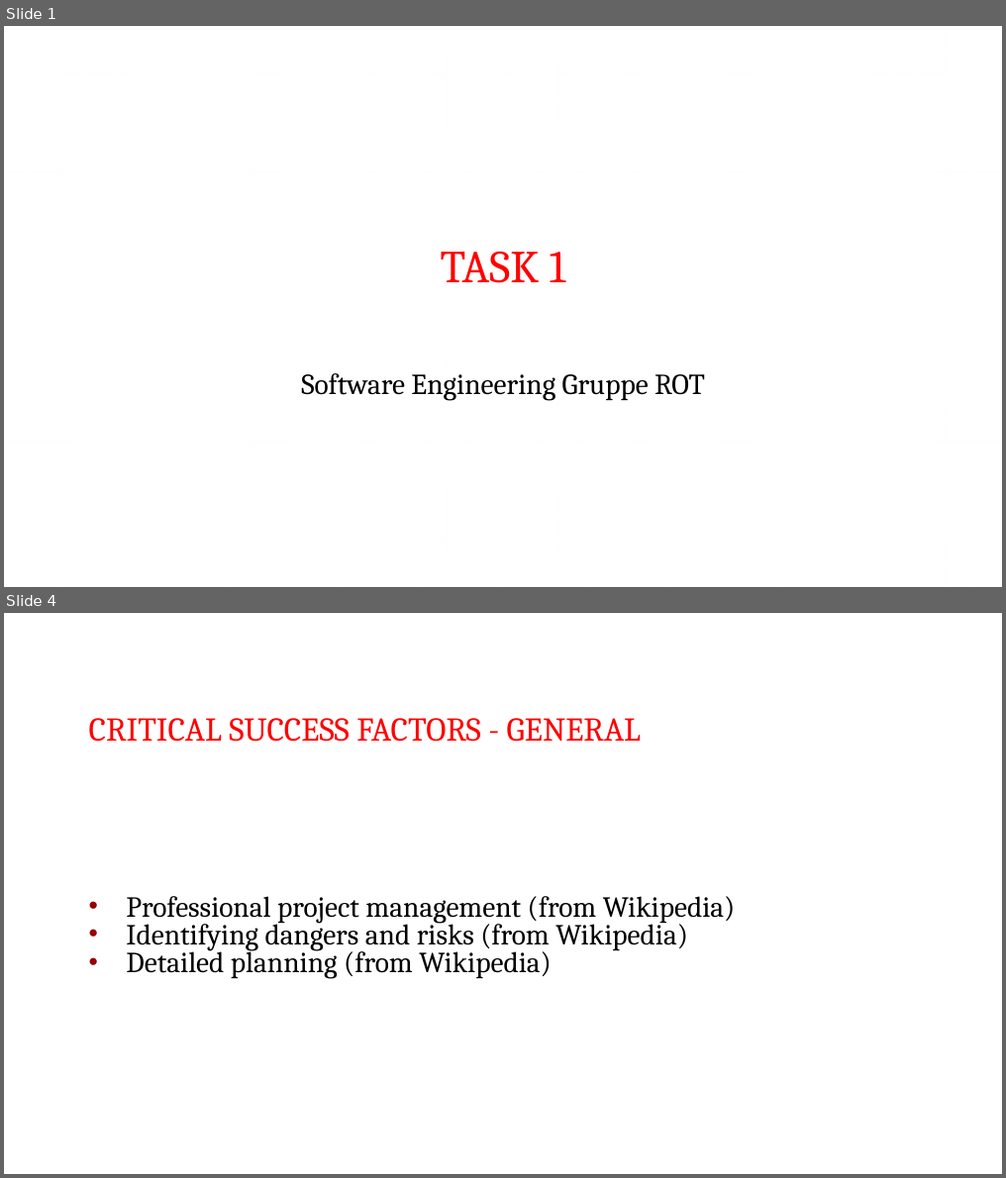
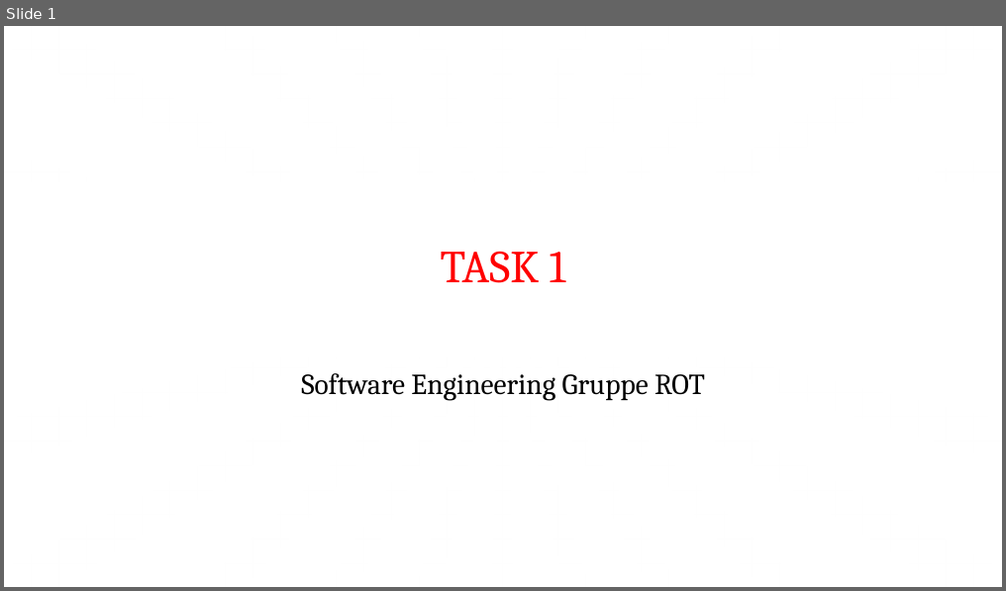
Before and after one commit to shylux/ch.bfh.bti7081.s2015.rot, a slide deck: doc/task01/Task 1.pptx. Shown one above the other, each under a label of ours: slides 1 and 4 before the commit, slide 1 after it; the slides between them are not shown. The pictures are 1006x1178 and 1006x591 pixels, drawn with LibreOffice and Linux fonts; fonts in the diff are those of the drawing. Boxes give left, top, right and bottom in pixels: in the first picture for what was removed or moved away, otherwise in the second. Text is boxed around its words. In the diff, an @@ line names an element or a change of style, - is before the commit and + after.

```diff
--- a/doc/task01/Task 1.pptx
+++ b/doc/task01/Task 1.pptx
@@ slide 4 removed at bbox=[4, 613, 1002, 1174], background #FFFFFF @@
@@ title removed at bbox=[89, 718, 641, 742] @@
-CRITICAL SUCCESS FACTORS - GENERAL
@@ text removed at bbox=[126, 896, 736, 979] @@
-• Professional project management (from Wikipedia)
-• Identifying dangers and risks (from Wikipedia)
-• Detailed planning (from Wikipedia)
```
Also in this commit, not shown: 6 slides changed, 1 slide added.
